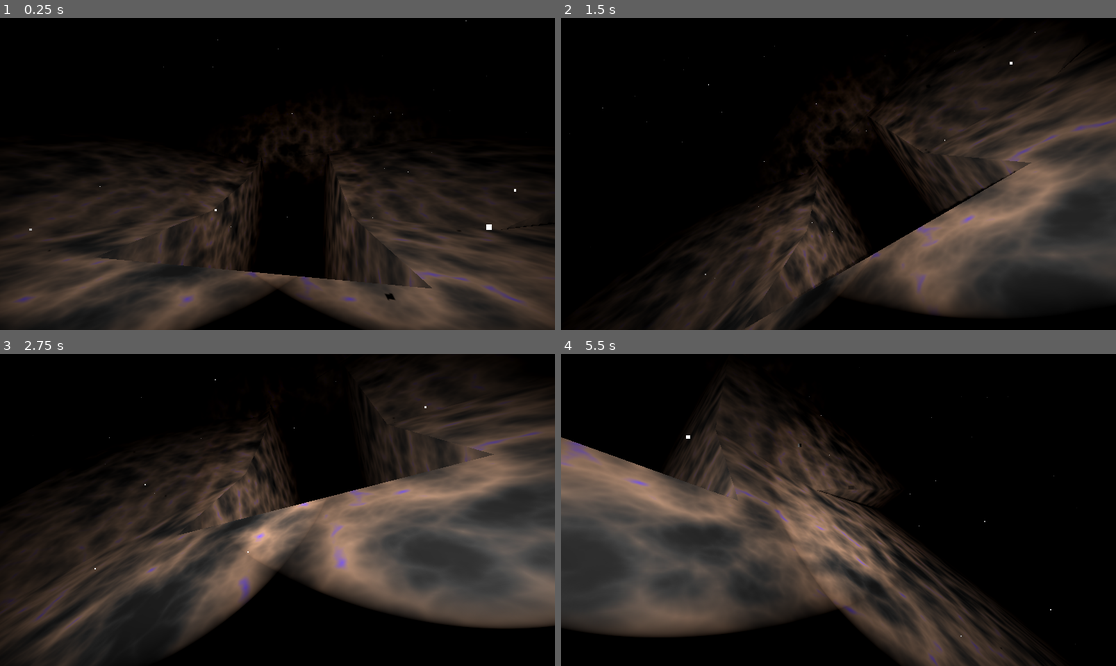
Above: before the commit, frames 1-4 (two rows, left to right).
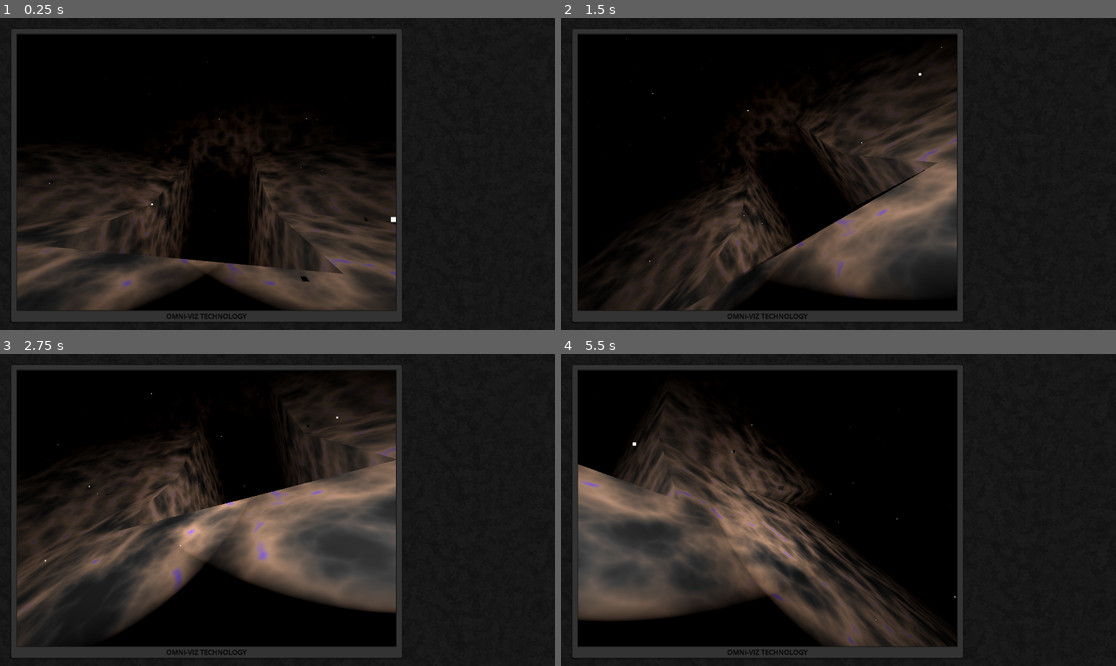
Above: after the commit, the same moments.

Repository: AlnisS/mines-of-enceladus
Game: Godot game, scene res://main.tscn
The game is run twice, just before and just after one commit, with the same random seed, the same clock (stepped at 60 frames per second) and the same inputs.
Inputs:
- Up to frame 1 (0.25 s): no input
- Up to frame 2 (1.5 s): hold E (rov_roll_right) 0.53-1.28 s; hold Shift (rov_translate_sprint) 0.53-1.28 s; hold W (rov_pitch_down) from 1.28 s (still down); tap Shift (rov_translate_sprint) at 1.35 s
- Up to frame 3 (2.75 s): release W (rov_pitch_down) at 2.03 s; hold E (rov_roll_right) from 2.03 s (still down); hold Shift (rov_translate_sprint) from 2.03 s (still down)
- Up to frame 4 (5.5 s): release E (rov_roll_right) at 2.78 s; release Shift (rov_translate_sprint) at 2.78 s; hold S (rov_pitch_up) 2.78-3.53 s; tap Shift (rov_translate_sprint) at 2.85, 4.35 s; hold Shift (rov_translate_sprint) 3.53-4.28 s; hold Q (rov_roll_left) 3.53-5.03 s; hold W (rov_pitch_down) from 5.03 s (still down); hold Shift (rov_translate_sprint) from 5.03 s (still down)

The runs differ from the first frame. In frame 1, 33% of the frame differs, in the area x 0-100%, y 0-100%; in frame 2, 40%; in frame 3, 49%; in frame 4, 42%.

Commit message:
Put ROV camera into virtual monitor

Diff:
--- a/main.tscn
+++ b/main.tscn
@@ -1,7 +1,40 @@
-[gd_scene load_steps=15 format=3 uid="uid://dr3rs27k1thwn"]
+[gd_scene load_steps=20 format=3 uid="uid://dr3rs27k1thwn"]
 
 [ext_resource type="Script" uid="uid://ds015jldkradl" path="res://main.gd" id="1_ig7tw"]
 [ext_resource type="AudioStream" uid="uid://c7xygtod3o8cy" path="res://assets/audio/ambiance.mp3" id="2_0xm2m"]
+
+[sub_resource type="Gradient" id="Gradient_0xm2m"]
+colors = PackedColorArray(0.054142177, 0.054142177, 0.05414214, 1, 0.12408299, 0.124082975, 0.124082945, 1)
+
+[sub_resource type="FastNoiseLite" id="FastNoiseLite_h2yge"]
+fractal_type = 3
+domain_warp_enabled = true
+domain_warp_amplitude = 90.0
+
+[sub_resource type="NoiseTexture2D" id="NoiseTexture2D_1bvp3"]
+noise = SubResource("FastNoiseLite_h2yge")
+color_ramp = SubResource("Gradient_0xm2m")
+seamless = true
+normalize = false
+
+[sub_resource type="StyleBoxTexture" id="StyleBoxTexture_lquwl"]
+texture = SubResource("NoiseTexture2D_1bvp3")
+axis_stretch_horizontal = 1
+axis_stretch_vertical = 1
+
+[sub_resource type="StyleBoxFlat" id="StyleBoxFlat_0xm2m"]
+bg_color = Color(0.08468992, 0.08468994, 0.08468988, 1)
+border_width_left = 18
+border_width_top = 16
+border_width_right = 18
+border_width_bottom = 38
+border_color = Color(0.19973177, 0.19973174, 0.19973174, 1)
+corner_radius_top_left = 5
+corner_radius_top_right = 5
+corner_radius_bottom_right = 5
+corner_radius_bottom_left = 5
+shadow_size = 4
+shadow_offset = Vector2(0, 1)
 
 [sub_resource type="BoxShape3D" id="BoxShape3D_7dm0k"]
 size = Vector3(0.6, 0.5, 0.7)
@@ -60,22 +93,83 @@
 [node name="Main" type="Node3D"]
 script = ExtResource("1_ig7tw")
 
-[node name="ROV" type="RigidBody3D" parent="."]
+[node name="Panel" type="Panel" parent="."]
+anchors_preset = 15
+anchor_right = 1.0
+anchor_bottom = 1.0
+grow_horizontal = 2
+grow_vertical = 2
+theme_override_styles/panel = SubResource("StyleBoxTexture_lquwl")
+
+[node name="AspectRatioContainer" type="AspectRatioContainer" parent="."]
+anchors_preset = 15
+anchor_right = 1.0
+anchor_bottom = 1.0
+offset_left = 39.0
+offset_top = 38.0
+offset_right = -525.0
+offset_bottom = -28.0
+grow_horizontal = 2
+grow_vertical = 2
+ratio = 1.333
+alignment_horizontal = 0
+
+[node name="Panel" type="Panel" parent="AspectRatioContainer"]
+layout_mode = 2
+theme_override_styles/panel = SubResource("StyleBoxFlat_0xm2m")
+
+[node name="Label" type="Label" parent="AspectRatioContainer/Panel"]
+layout_mode = 1
+anchors_preset = 12
+anchor_top = 1.0
+anchor_right = 1.0
+anchor_bottom = 1.0
+offset_top = -36.0
+offset_bottom = -2.0
+grow_horizontal = 2
+grow_vertical = 0
+theme_override_colors/font_color = Color(0.058420584, 0.058420606, 0.058420576, 1)
+theme_override_colors/font_shadow_color = Color(0, 0, 0, 1)
+theme_override_constants/shadow_offset_x = 0
+theme_override_constants/shadow_offset_y = -1
+theme_override_constants/shadow_outline_size = 1
+theme_override_font_sizes/font_size = 24
+text = "OMNI-VIZ TECHNOLOGY"
+horizontal_alignment = 1
+vertical_alignment = 2
+
+[node name="MarginContainer" type="MarginContainer" parent="AspectRatioContainer"]
+layout_mode = 2
+theme_override_constants/margin_left = 20
+theme_override_constants/margin_top = 20
+theme_override_constants/margin_right = 20
+theme_override_constants/margin_bottom = 40
+
+[node name="SubViewportContainer" type="SubViewportContainer" parent="AspectRatioContainer/MarginContainer"]
+layout_mode = 2
+stretch = true
+
+[node name="SubViewport" type="SubViewport" parent="AspectRatioContainer/MarginContainer/SubViewportContainer"]
+handle_input_locally = false
+size = Vector2i(1311, 954)
+render_target_update_mode = 4
+
+[node name="ROV" type="RigidBody3D" parent="AspectRatioContainer/MarginContainer/SubViewportContainer/SubViewport"]
 unique_name_in_owner = true
 gravity_scale = 0.0
 linear_damp = 2.0
 angular_damp = 2.0
 
-[node name="CollisionShape3D" type="CollisionShape3D" parent="ROV"]
+[node name="CollisionShape3D" type="CollisionShape3D" parent="AspectRatioContainer/MarginContainer/SubViewportContainer/SubViewport/ROV"]
 shape = SubResource("BoxShape3D_7dm0k")
 
-[node name="MeshInstance3D" type="MeshInstance3D" parent="ROV"]
+[node name="MeshInstance3D" type="MeshInstance3D" parent="AspectRatioContainer/MarginContainer/SubViewportContainer/SubViewport/ROV"]
 mesh = SubResource("BoxMesh_7dm0k")
 
-[node name="Camera3D" type="Camera3D" parent="ROV"]
+[node name="Camera3D" type="Camera3D" parent="AspectRatioContainer/MarginContainer/SubViewportContainer/SubViewport/ROV"]
 transform = Transform3D(1, 0, 0, 0, 1, 0, 0, 0, 1, 0, 0, -0.2)
 
-[node name="SpotLight3D" type="SpotLight3D" parent="ROV"]
+[node name="SpotLight3D" type="SpotLight3D" parent="AspectRatioContainer/MarginContainer/SubViewportContainer/SubViewport/ROV"]
 transform = Transform3D(0.96592575, 0.044943463, -0.25488696, -0.022557562, 0.99567896, 0.09008043, 0.25783417, -0.0812614, 0.96276575, 0.3, 0.1, -0.3)
 shadow_enabled = true
 shadow_bias = 0.2
@@ -83,7 +177,7 @@
 spot_attenuation = 1.5
 spot_angle_attenuation = 0.6597543
 
-[node name="SpotLight3D2" type="SpotLight3D" parent="ROV"]
+[node name="SpotLight3D2" type="SpotLight3D" parent="AspectRatioContainer/MarginContainer/SubViewportContainer/SubViewport/ROV"]
 transform = Transform3D(0.96592575, -0.044943463, 0.25488696, 0.022557562, 0.99567896, 0.09008043, -0.25783417, -0.0812614, 0.96276575, -0.3, 0.1, -0.3)
 shadow_enabled = true
 shadow_bias = 0.2
@@ -91,7 +185,7 @@
 spot_attenuation = 1.5
 spot_angle_attenuation = 0.6597543
 
-[node name="MarineSnow" type="GPUParticles3D" parent="ROV"]
+[node name="MarineSnow" type="GPUParticles3D" parent="AspectRatioContainer/MarginContainer/SubViewportContainer/SubViewport/ROV"]
 transform = Transform3D(1, 0, 0, 0, 1, 0, 0, 0, 1, 0, -0.10853052, 0)
 amount = 1000
 lifetime = 10.0
@@ -100,12 +194,12 @@
 process_material = SubResource("ParticleProcessMaterial_h2yge")
 draw_pass_1 = SubResource("QuadMesh_h2yge")
 
-[node name="GPUParticlesAttractorSphere3D" type="GPUParticlesAttractorSphere3D" parent="ROV/MarineSnow"]
+[node name="GPUParticlesAttractorSphere3D" type="GPUParticlesAttractorSphere3D" parent="AspectRatioContainer/MarginContainer/SubViewportContainer/SubViewport/ROV/MarineSnow"]
 strength = 0.1
 attenuation = 3.732149
 radius = 10.0
 
-[node name="GPUParticlesAttractorSphere3D2" type="GPUParticlesAttractorSphere3D" parent="ROV/MarineSnow"]
+[node name="GPUParticlesAttractorSphere3D2" type="GPUParticlesAttractorSphere3D" parent="AspectRatioContainer/MarginContainer/SubViewportContainer/SubViewport/ROV/MarineSnow"]
 strength = -2.0
 attenuation = 0.75786155
 radius = 0.8
--- a/project.godot
+++ b/project.godot
@@ -14,6 +14,11 @@
 run/main_scene="uid://dr3rs27k1thwn"
 config/features=PackedStringArray("4.5", "GL Compatibility")
 config/icon="res://icon.svg"
+
+[display]
+
+window/size/viewport_width=1920
+window/size/viewport_height=1080
 
 [input]
 
